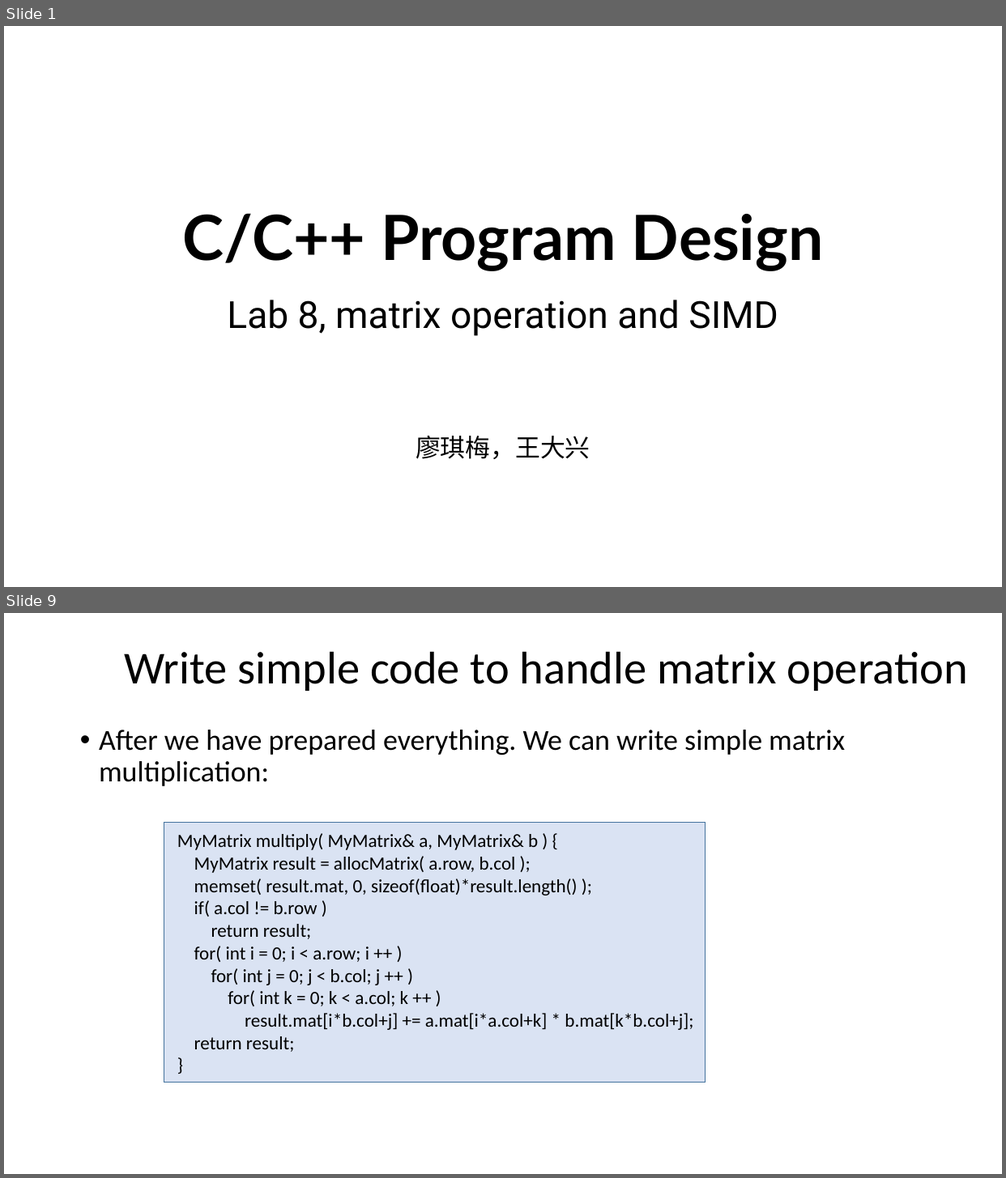
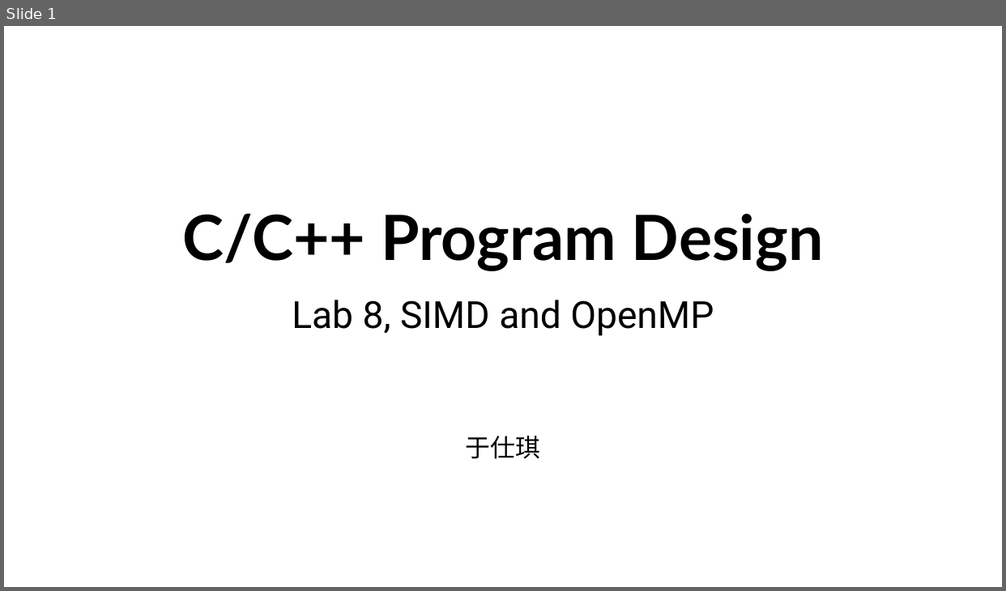
Before and after one commit to ShiqiYu/CPP, a slide deck: week08/Lab08.pptx. Shown one above the other, each under a label of ours: slides 1 and 9 before the commit, slide 1 after it; the slides between them are not shown. The pictures are 1006x1178 and 1006x591 pixels, drawn with LibreOffice and Linux fonts; fonts in the diff are those of the drawing; background and template pictures are left out. Boxes give left, top, right and bottom in pixels: in the first picture for what was removed or moved away, otherwise in the second. Text is boxed around its words. In the diff, an @@ line names an element or a change of style, - is before the commit and + after.

```diff
--- a/week08/Lab08.pptx
+++ b/week08/Lab08.pptx
@@ slide 9 removed at box(4, 613, 1002, 1174), background #FFFFFF @@
@@ title removed at box(124, 651, 968, 691) @@
-Write simple code to handle matrix operation
@@ text removed at box(99, 730, 845, 786) @@
-• After we have prepared everything. We can write simple matrix multiplication:
@@ rectangle removed at box(164, 823, 705, 1082) @@
@@ text removed at box(177, 833, 693, 1052) @@
-MyMatrix multiply( MyMatrix& a, MyMatrix& b ) {
-MyMatrix result = allocMatrix( a.row, b.col );
-memset( result.mat, 0, sizeof(float)*result.length() );
-if( a.col != b.row )
-return result;
-for( int i = 0; i < a.row; i ++ )
-for( int j = 0; j < b.col; j ++ )
-for( int k = 0; k < a.col; k ++ )
-result.mat[i*b.col+j] += a.mat[i*a.col+k] * b.mat[k*b.col+j];
-return result;
-}
@@ slide 1 changed as well @@
@@ subtitle at box(292, 300, 714, 459): text changed @@
-Lab 8, matrix operation and SIMD
-廖琪梅，王大兴
+Lab 8, SIMD and OpenMP
+于仕琪
```
Also in this commit, not shown: 2 other slides changed, 11 slides added, 28 other slides removed, 1 other file.
